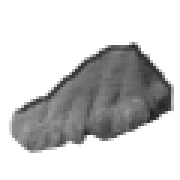
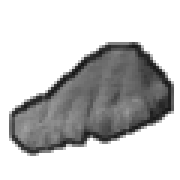
Layer changes from the first 180px x 180px image to the second:
painted on "line" over (9, 42, 174, 156)
